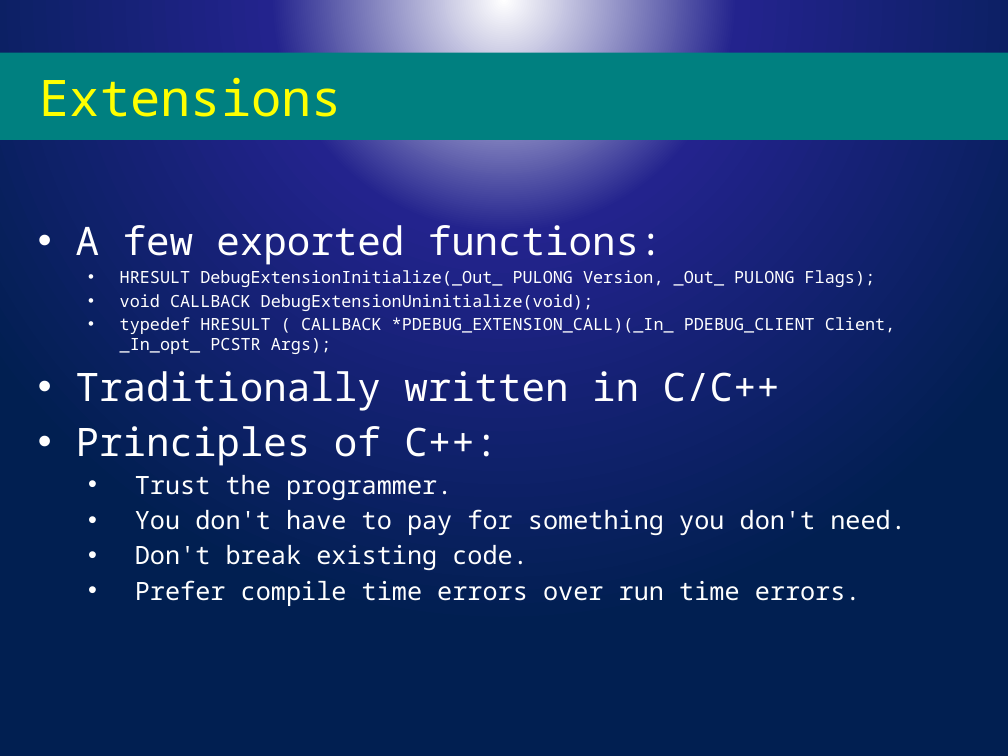
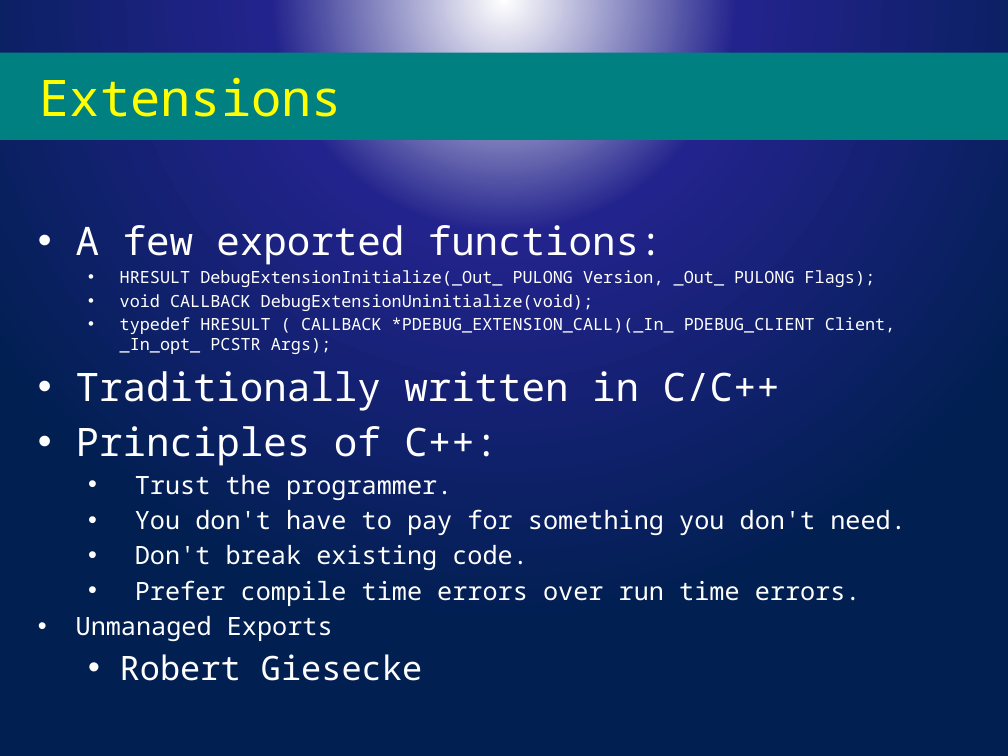
Before and after one commit to powercode/PSConfEU, a slide deck: slide 7 of Dbg/Hosting PowerShell in a Debugger.pptx. Drawn at 1008x756 pixels with LibreOffice and Linux fonts; fonts in the diff are those of the drawing; background and template pictures are left out. Boxes give left, top, right and bottom in pixels: in the first picture for what was removed or moved away, otherwise in the second. Text is boxed around its words. In the diff, an @@ line names an element or a change of style, - is before the commit and + after.

```diff
--- a/Dbg/Hosting PowerShell in a Debugger.pptx
+++ b/Dbg/Hosting PowerShell in a Debugger.pptx
@@ text at bbox=[76, 616, 422, 681]: paragraphs added @@
+• Unmanaged Exports
+  • Robert Giesecke
```
Also in this commit, not shown: 1 other slide changed, 1 slide added, 3 other files.
